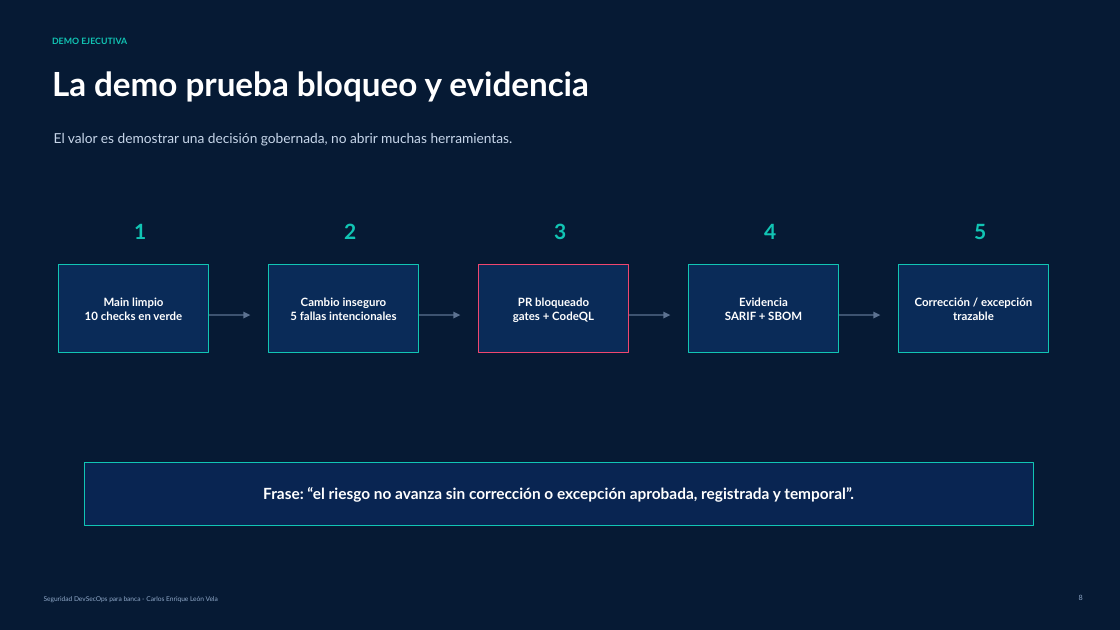
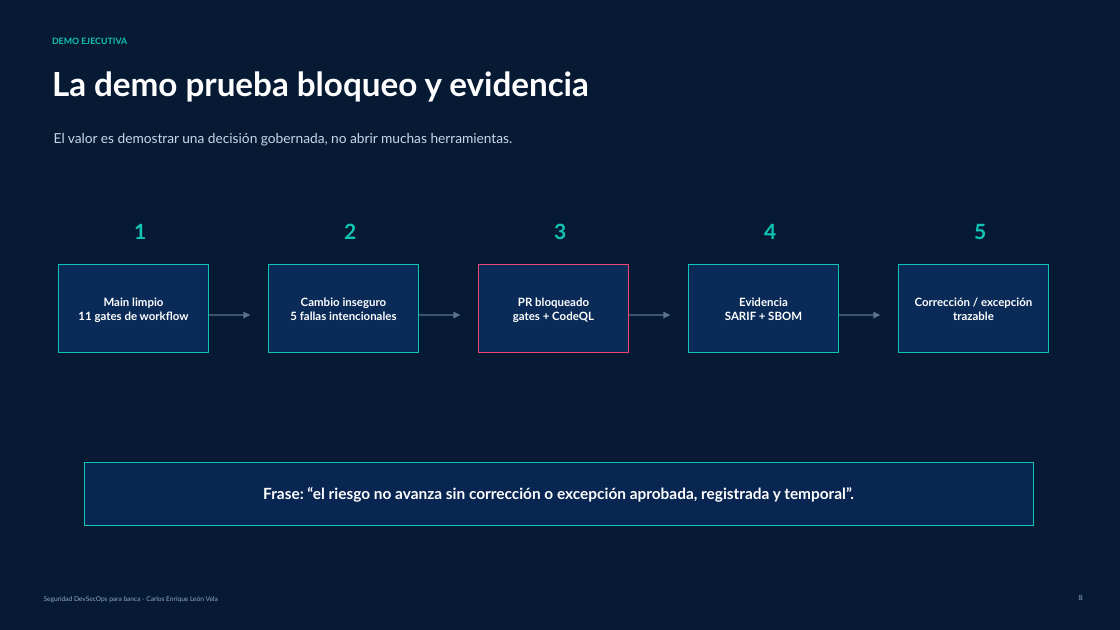
Before and after one commit to giscarUnir/automatizacion-seguridad, a slide deck: slide 8 of arquitectura_devsecops_banca_corta_v7.pptx. Drawn at 1120x630 pixels with LibreOffice and Linux fonts; fonts in the diff are those of the drawing. Boxes give left, top, right and bottom in pixels: in the first picture for what was removed or moved away, otherwise in the second. Text is boxed around its words. In the diff, an @@ line names an element or a change of style, - is before the commit and + after.

Commit message:
fix: make security gates pass in GitHub

```diff
--- a/arquitectura_devsecops_banca_corta_v7.pptx
+++ b/arquitectura_devsecops_banca_corta_v7.pptx
@@ text in rectangle at (78, 311, 189, 322): text changed @@
-10 checks en verde
+11 gates de workflow
```
Also in this commit, not shown: 1 other slide changed, 2 other files.
